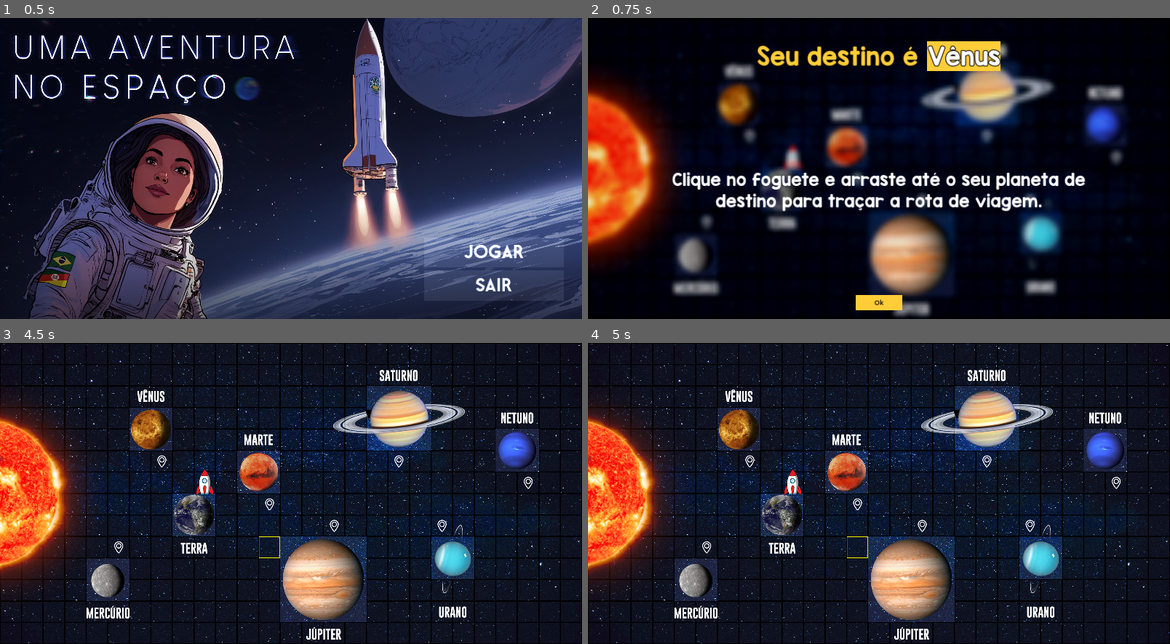
Above: before the commit, frames 1-4 (two rows, left to right).
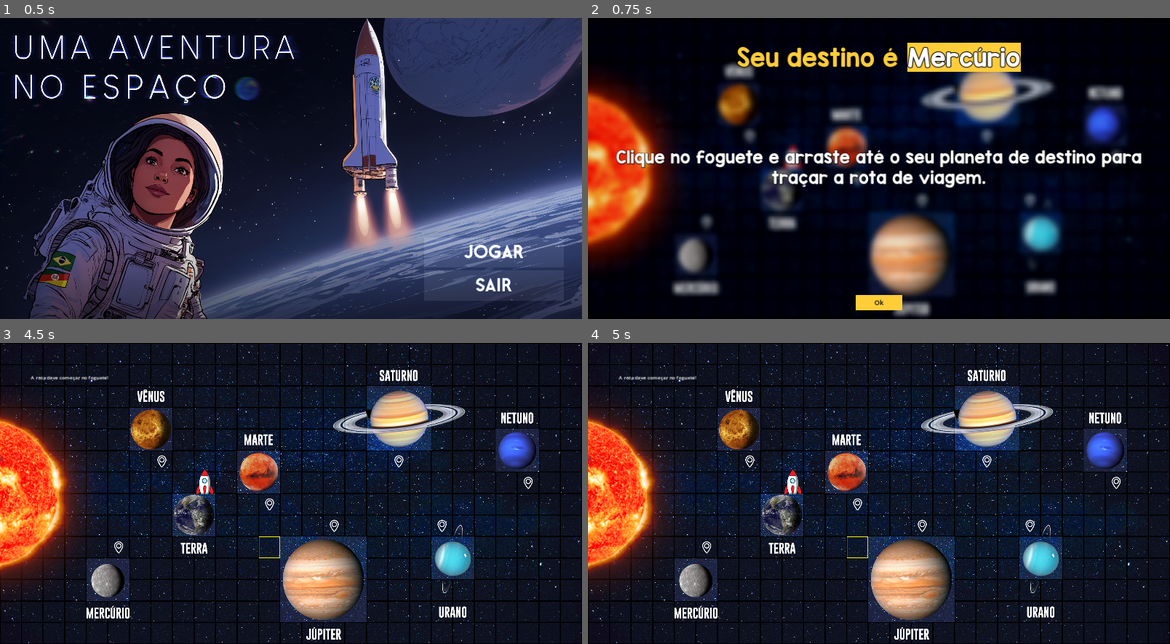
Above: after the commit, the same moments.

Repository: Equiel-1703/jogo-ExpPC
Game: Godot game, scene res://scenes/main_screen.tscn
The game is run twice, just before and just after one commit, with the same random seed, the same clock (stepped at 60 frames per second) and the same inputs.
Inputs (mouse positions are in pixels of both pictures, inside the frame that each line leads up to):
- Up to frame 1 (0.5 s): no input
- Up to frame 2 (0.75 s): click "Jogar" at 0.5 s
- Up to frame 3 (4.5 s): click "Ok" at 1.25 s; move the mouse to (419, 478) at 2.02 s; press the mouse at (419, 478) at 2.03 s; hold Right (ui_right) 2.03-2.78 s; move the mouse to (174, 508) at 2.77 s; release the mouse at (174, 508) at 2.78 s; click (174, 508) at 2.85 s; move the mouse to (349, 427) at 3.52 s; press the mouse at (349, 427) at 3.53 s; hold Right (ui_right) from 3.53 s (still down); move the mouse to (261, 553) at 4.27 s; release the mouse at (261, 553) at 4.28 s; click (261, 553) at 4.35 s
- Up to frame 4 (5 s): keep holding Right (ui_right)

Frame 1 is identical in both runs. In frame 2, 8.5% of the frame differs, in the area x 4-96%, y 7-65%; in frame 3, 0.1%; in frame 4, 0.1%.

Commit message:
Limited max path and added minimum path system

Diff:
--- a/scenes/level_1/level_1.tscn
+++ b/scenes/level_1/level_1.tscn
@@ -175,7 +175,7 @@
 unique_name_in_owner = true
 visible = false
 
-[node name="LoseScene" parent="CanvasLayer" instance=ExtResource("13_2cdh5")]
+[node name="LoseScene" parent="CanvasLayer" groups=["lose_screen"] instance=ExtResource("13_2cdh5")]
 unique_name_in_owner = true
 visible = false
 
--- a/scenes/level_1/lose_scene.tscn
+++ b/scenes/level_1/lose_scene.tscn
@@ -35,7 +35,9 @@
 offset_bottom = 980.0
 
 [node name="VBoxContainer" type="VBoxContainer" parent="CenterContainer"]
+custom_minimum_size = Vector2(1200, 0)
 layout_mode = 2
+alignment = 1
 
 [node name="QUEPENA" type="Label" parent="CenterContainer/VBoxContainer"]
 layout_mode = 2
@@ -47,16 +49,19 @@
 horizontal_alignment = 1
 vertical_alignment = 1
 
-[node name="VoceErrou" type="Label" parent="CenterContainer/VBoxContainer"]
+[node name="LoseText" type="Label" parent="CenterContainer/VBoxContainer"]
+unique_name_in_owner = true
+custom_minimum_size = Vector2(60, 0)
 layout_mode = 2
+size_flags_vertical = 3
 theme_override_colors/font_color = Color(0.37, 1, 0.3, 1)
 theme_override_fonts/font = ExtResource("1_b30vr")
 theme_override_font_sizes/font_size = 80
-text = "Você não chegou
-ao seu destino!"
+text = "Você não chegou ao seu destino!"
 label_settings = SubResource("LabelSettings_s2hsg")
 horizontal_alignment = 1
 vertical_alignment = 1
+autowrap_mode = 2
 
 [node name="PlayAgain" type="Button" parent="."]
 custom_minimum_size = Vector2(250, 50)
--- a/scenes/level_1/next_phase_scene.tscn
+++ b/scenes/level_1/next_phase_scene.tscn
@@ -1,9 +1,8 @@
-[gd_scene load_steps=9 format=3 uid="uid://c3pvrpj2n21cd"]
+[gd_scene load_steps=8 format=3 uid="uid://c3pvrpj2n21cd"]
 
 [ext_resource type="Script" path="res://scripts/level_1/next_phase_scene.gd" id="1_7p4xs"]
 [ext_resource type="FontFile" uid="uid://bon14dm77mpt8" path="res://fonts/KGRedHands.ttf" id="1_a6fg7"]
 [ext_resource type="Material" uid="uid://ddpwqy41qf85d" path="res://shaders/bg_material.tres" id="2_fn2el"]
-[ext_resource type="LabelSettings" uid="uid://cgl76j25jy15c" path="res://themes/instructions_label_settings.tres" id="4_r4eel"]
 
 [sub_resource type="LabelSettings" id="LabelSettings_xamc4"]
 font = ExtResource("1_a6fg7")
@@ -40,36 +39,45 @@
 offset_bottom = 980.0
 color = Color(0, 0, 0, 1)
 
-[node name="DestinationContainer" type="HBoxContainer" parent="."]
+[node name="Content" type="VBoxContainer" parent="."]
 layout_mode = 0
 offset_right = 1890.0
-offset_bottom = 249.0
+offset_bottom = 873.0
 alignment = 1
 
-[node name="Seu destino e" type="Label" parent="DestinationContainer"]
+[node name="DestContainer" type="HBoxContainer" parent="Content"]
+layout_mode = 2
+alignment = 1
+
+[node name="Seu destino e" type="Label" parent="Content/DestContainer"]
 layout_mode = 2
 text = "Seu destino é "
 label_settings = SubResource("LabelSettings_xamc4")
 
-[node name="NomePlaneta" type="Label" parent="DestinationContainer"]
+[node name="NomePlaneta" type="Label" parent="Content/DestContainer"]
 layout_mode = 2
 theme_override_styles/normal = SubResource("StyleBoxFlat_cfiok")
 text = "PLANETA"
 label_settings = SubResource("LabelSettings_daw6v")
 
-[node name="CenterContainer" type="CenterContainer" parent="."]
-layout_mode = 0
-offset_top = 249.0
-offset_right = 1890.0
-offset_bottom = 873.0
+[node name="CenterContainer" type="CenterContainer" parent="Content"]
+custom_minimum_size = Vector2(0, 612)
+layout_mode = 2
 
-[node name="Instrucoes" type="Label" parent="CenterContainer"]
-custom_minimum_size = Vector2(1500, 400)
+[node name="Instrucoes" type="RichTextLabel" parent="Content/CenterContainer"]
+clip_contents = false
+custom_minimum_size = Vector2(1800, 0)
 layout_mode = 2
-text = "Clique no foguete e arraste até o seu planeta de destino para traçar a rota de viagem."
-label_settings = ExtResource("4_r4eel")
-horizontal_alignment = 1
-vertical_alignment = 1
+theme_override_colors/font_shadow_color = Color(0, 0, 0, 0.509804)
+theme_override_constants/shadow_offset_x = 1
+theme_override_constants/shadow_offset_y = 1
+theme_override_constants/shadow_outline_size = 10
+theme_override_fonts/normal_font = ExtResource("1_a6fg7")
+theme_override_font_sizes/normal_font_size = 50
+bbcode_enabled = true
+text = "[center]Clique no foguete e arraste até o seu planeta de destino para traçar a rota de viagem.[center]"
+fit_content = true
+scroll_active = false
 autowrap_mode = 2
 
 [node name="HBoxContainer2" type="HBoxContainer" parent="."]
--- a/scenes/level_3/criar_path.tscn
+++ b/scenes/level_3/criar_path.tscn
@@ -66,7 +66,7 @@
 custom_minimum_size = Vector2(1500, 0)
 layout_mode = 2
 theme_override_constants/h_separation = 10
-theme_override_constants/v_separation = 10
+theme_override_constants/v_separation = 50
 alignment = 1
 
 [node name="Buttons" type="HBoxContainer" parent="."]
--- a/scripts/global_game_data.gd
+++ b/scripts/global_game_data.gd
@@ -2,18 +2,37 @@
 
 const WINDOW_SIZE: Vector2 = Vector2(1890, 980)
 const MAP_TILE_SIZE: Vector2 = Vector2(70, 70)
+const MAX_PATH_LENGTH: int = 30
+
+var player_won: bool = false
+var tutorial_phase: bool = true
 
 # Planets coordinates
 var PLANETS_COORDS = {
-	"mercurio": Planet.new("Mercúrio", Vector2i(5, 9)),
-	"venus": Planet.new("Vênus", Vector2i(7, 5)),
-	"terra": Planet.new("Terra", Vector2i(9, 6)),
-	"marte": Planet.new("Marte", Vector2i(12, 7)),
-	"jupiter": Planet.new("Júpiter", Vector2i(15, 8)),
-	"saturno": Planet.new("Saturno", Vector2i(18, 5)),
-	"urano": Planet.new("Urano", Vector2i(20, 8)),
-	"netuno": Planet.new("Netuno", Vector2i(24, 6)),
+	"mercurio": Planet.new("Mercúrio", Vector2i(5, 9), 0),
+	"venus": Planet.new("Vênus", Vector2i(7, 5), 1),
+	"terra": Planet.new("Terra", Vector2i(9, 6), 2),
+	"marte": Planet.new("Marte", Vector2i(12, 7), 3),
+	"jupiter": Planet.new("Júpiter", Vector2i(15, 8), 4),
+	"saturno": Planet.new("Saturno", Vector2i(18, 5), 5),
+	"urano": Planet.new("Urano", Vector2i(20, 8), 6),
+	"netuno": Planet.new("Netuno", Vector2i(24, 6), 7),
 }
 
-var player_won: bool = false
-var tutorial_phase: bool = true
+# Minimum distances matrix
+var _MIN_DISTANCES:  = [
+	[0, 6, 7, 9, 11, 17, 16, 21],
+	[6, 0, 3, 7, 11, 13, 16, 19],
+	[7, 3, 0, 4, 8, 12, 13, 16],
+	[9, 7, 4, 0, 4, 8, 9, 12],
+	[11, 11, 8, 4, 0, 6, 5, 10],
+	[17, 13, 12, 8, 6, 0, 5, 8],
+	[16, 16, 13, 9, 5, 5, 0, 5],
+	[21, 19, 16, 12, 10, 8, 5, 0],
+]
+
+func get_minimum_distance(planet1: String, planet2: String) -> int:
+	var planet1_index = PLANETS_COORDS[planet1].planet_index
+	var planet2_index = PLANETS_COORDS[planet2].planet_index
+
+	return _MIN_DISTANCES[planet1_index][planet2_index]
--- a/scripts/helpers/planet.gd
+++ b/scripts/helpers/planet.gd
@@ -2,7 +2,9 @@
 
 var planet_name : String
 var planet_coord : Vector2
+var planet_index : int
 
-func _init(p_name : String, p_coord : Vector2):
+func _init(p_name : String, p_coord : Vector2, p_index : int):
 	planet_name = p_name
 	planet_coord = p_coord
+	planet_index = p_index
--- a/scripts/level_1/level_1_main.gd
+++ b/scripts/level_1/level_1_main.gd
@@ -29,6 +29,22 @@
 
 # Emmited by Map when the player has finished creating the path for the rocket
 func _on_path_set(path_answer: Array, start_coord: Vector2):
+	# Check if path length is not greater than the maximum allowed
+	if path_answer.size() > GlobalGameData.MAX_PATH_LENGTH:
+		print("Path length (", path_answer.size(), ") is greater than ", GlobalGameData.MAX_PATH_LENGTH)
+
+		# We must clear the PathLine in this case
+		%PathLine.clear_points()
+
+		# Print a message to the player (this is just a placeholder)
+		var message_label = Label.new()
+		message_label.text = "O tamanho do caminho é grande demais!"
+		message_label.custom_minimum_size = Vector2(200, 50)
+		message_label.position = Vector2(100, 100)
+		add_child(message_label)
+
+		return
+
 	var rocket_pos_map = %Map.local_to_map(%Rocket.position)
 	var start_coord_map = %Map.local_to_map(start_coord)
 
@@ -41,6 +57,13 @@
 
 		# We must clear the PathLine in this case
 		%PathLine.clear_points()
+
+		# Print a message to the player (this is just a placeholder)
+		var message_label = Label.new()
+		message_label.text = "A rota deve começar no foguete!"
+		message_label.custom_minimum_size = Vector2(200, 50)
+		message_label.position = Vector2(100, 100)
+		add_child(message_label)
 
 		return
 
--- a/scripts/level_1/level_1_phases_manager.gd
+++ b/scripts/level_1/level_1_phases_manager.gd
@@ -3,23 +3,43 @@
 
 signal play_again
 
-var _destinations: Array = ["venus", "terra"]
+class _destination:
+	var planet_name: String
+	var min_path: bool
+
+	func _init(p_name: String, m_path: bool):
+		planet_name = p_name
+		min_path = m_path
+
+# Destinations of the level.
+var _destinations: Array = [_destination.new("mercurio", false), _destination.new("venus", true)]
+
 var _current_phase_num: int = 1
+var _last_destination: String = "terra"
 
 var player_answer: Array
 var correct_answer: Array
+
+## Get the destination of the current phase.
+func _get_current_destination() -> _destination:
+	if _destinations.size() == 0:
+		return null
+	else:
+		return _destinations[0]
+
+func _check_minimum_path() -> bool:
+	var dest_planet = _get_current_destination().planet_name
+	var orig_planet = _last_destination
+
+	var minimum_dist : int = GlobalGameData.get_minimum_distance(orig_planet, dest_planet)
+
+	return player_answer.size() <= minimum_dist
 
 # For debug.
 func print_answers():
 	print("Player answer: ", player_answer)
 	print("Correct answer: ", correct_answer)
 
-## Get the destination of the current phase.
-func _get_current_destination() -> String:
-	if _destinations.size() == 0:
-		return ""
-	else:
-		return _destinations[0]
 
 ## Check if the player won the game.
 ##
@@ -27,16 +47,28 @@
 ## But also, the destination coordinates must be the same as the destination planet.
 func player_won(rocket_destination: Vector2) -> bool:
 	if player_answer != correct_answer:
+		get_tree().call_group("lose_screen", "set_lose_screen_text", "Você não seguiu a rota traçada!")
 		return false
 
-	var planet_destination = GlobalGameData.PLANETS_COORDS[_get_current_destination()]
+	var dest = _get_current_destination()
+	var planet_destination = GlobalGameData.PLANETS_COORDS[dest.planet_name]
 
 	print("Rocket destination: ", rocket_destination)
 	print("Planet destination: ", planet_destination.planet_coord)
 
-	if rocket_destination == planet_destination.planet_coord:
-		return true
+	var rocket_reached_destination = rocket_destination == planet_destination.planet_coord
+
+	if rocket_reached_destination:
+		if !dest.min_path:
+			return true
+		else:
+			if _check_minimum_path():
+				return true
+			else:
+				get_tree().call_group("lose_screen", "set_lose_screen_text", "Esse não era o caminho mínimo.\nTente de novo!")
+				return false
 	else:
+		get_tree().call_group("lose_screen", "set_lose_screen_text", "Você não chegou ao destino correto!")
 		return false
 
 ## Update the internal variables to go to the next phase.
@@ -44,7 +76,7 @@
 	# Increment the current phase number.
 	_current_phase_num += 1
 	# Remove the current destination from the list.
-	_destinations.pop_front()
+	_last_destination = _destinations.pop_front().planet_name
 
 ## Show the current phase screen.
 func show_current_phase():
@@ -54,14 +86,20 @@
 
 	# Get the current destination.
 	var destination = _get_current_destination()
-	if destination == "":
+	if !destination:
 		# The level is over.
 		# For now, this is only a placeholder.
 		print("Level 1 is over!")
 		get_tree().quit()
 	else:
-		var planet_destination = GlobalGameData.PLANETS_COORDS[destination]
-		# Show the next phase screen.
-		%NextPhaseScene.show_destination(planet_destination.planet_name)
+		var planet_destination = GlobalGameData.PLANETS_COORDS[destination.planet_name]
+
+		if destination.min_path:
+			# Show the min path screen.
+			%NextPhaseScene.show_destination_min_path(planet_destination.planet_name)
+		else:
+			# Show the next phase screen.
+			%NextPhaseScene.show_destination(planet_destination.planet_name)
+
 		# For debug only.
 		print("Next phase: ", planet_destination.planet_name)
--- a/scripts/level_1/next_phase_scene.gd
+++ b/scripts/level_1/next_phase_scene.gd
@@ -2,20 +2,31 @@
 
 signal play_again
 
-@onready var label_planeta = $DestinationContainer/NomePlaneta
+@onready var _label_planeta = $Content/DestContainer/NomePlaneta
+@onready var _label_instrucoes = $Content/CenterContainer/Instrucoes
+
+var _message_default = "[center]Clique no foguete e arraste até o seu planeta de destino para traçar a rota de viagem.[/center]"
+var _message_min_path = "[center]Clique no foguete e arraste até o seu planeta de destino para traçar a rota de viagem. [color=red]Faça o menor caminho possível.[/color][/center]"
 
 func _ready():
 	self.visible = false
 
 func show_destination(planet_name: String):
+	# Set text to default message
+	_label_instrucoes.text = _message_default
 	# Show instruction label if we are in the tutorial phase
-	$CenterContainer/Instrucoes.visible = GlobalGameData.tutorial_phase
+	_label_instrucoes.visible = GlobalGameData.tutorial_phase
+	_label_planeta.text = planet_name
 
-	# If we are not in the tutorial phase, reparent the destination container to be inside the instructions container
-	if not GlobalGameData.tutorial_phase:
-		$DestinationContainer.reparent($CenterContainer)
+	self.visible = true
 
-	label_planeta.text = planet_name
+func show_destination_min_path(planet_name: String):
+	# Set text to min path message
+	_label_instrucoes.text = _message_min_path
+	# On min path, we always show the instruction label
+	_label_instrucoes.visible = true
+	_label_planeta.text = planet_name
+
 	self.visible = true
 
 func _on_ok_pressed():
--- a/scripts/level_1/win_lose_scene.gd
+++ b/scripts/level_1/win_lose_scene.gd
@@ -5,10 +5,16 @@
 func _ready():
 	self.visible = false
 
+# Only in win screen
 func _on_next_phase_pressed():
 	self.visible = false
 	%Level1PhasesManager.show_current_phase()
 
+# Only in lose screen
 func _on_play_again_pressed():
 	self.visible = false
 	play_again.emit()
+
+# Only for lose screen
+func set_lose_screen_text(text: String):
+	%LoseText.text = text
--- a/testing/test.gd
+++ b/testing/test.gd
@@ -2,7 +2,7 @@
 
 
 func _ready():
-	$CriarPath.show_path_menu()
+	$CriarPath.show_path_menu(40)
 
 # Called every frame. 'delta' is the elapsed time since the previous frame.
 func _process(delta):
--- a/testing/test.tscn
+++ b/testing/test.tscn
@@ -1,60 +1,9 @@
-[gd_scene load_steps=8 format=3 uid="uid://btvk0x05tgewp"]
+[gd_scene load_steps=3 format=3 uid="uid://btvk0x05tgewp"]
 
 [ext_resource type="Script" path="res://testing/test.gd" id="1_vgntq"]
-[ext_resource type="Texture2D" uid="uid://dftpo1aex8ah0" path="res://res/Rocket_70x170.png" id="1_yux14"]
-[ext_resource type="PackedScene" uid="uid://c0onqu281fee5" path="res://scenes/level_1/criar_path_num.tscn" id="2_htufr"]
-[ext_resource type="Script" path="res://testing/rocket.gd" id="2_mec3w"]
-
-[sub_resource type="Animation" id="Animation_ig4sy"]
-length = 0.001
-tracks/0/type = "value"
-tracks/0/imported = false
-tracks/0/enabled = true
-tracks/0/path = NodePath("Rocket:modulate")
-tracks/0/interp = 1
-tracks/0/loop_wrap = true
-tracks/0/keys = {
-"times": PackedFloat32Array(0),
-"transitions": PackedFloat32Array(1),
-"update": 0,
-"values": [Color(1, 1, 1, 1)]
-}
-
-[sub_resource type="Animation" id="Animation_3xepk"]
-resource_name = "rocket_opacity"
-loop_mode = 1
-tracks/0/type = "value"
-tracks/0/imported = false
-tracks/0/enabled = true
-tracks/0/path = NodePath("Rocket:modulate")
-tracks/0/interp = 1
-tracks/0/loop_wrap = true
-tracks/0/keys = {
-"times": PackedFloat32Array(0, 0.5, 1),
-"transitions": PackedFloat32Array(1, 1, 1),
-"update": 0,
-"values": [Color(1, 1, 1, 1), Color(1, 1, 1, 0), Color(1, 1, 1, 1)]
-}
-
-[sub_resource type="AnimationLibrary" id="AnimationLibrary_408eo"]
-_data = {
-"RESET": SubResource("Animation_ig4sy"),
-"rocket_opacity": SubResource("Animation_3xepk")
-}
+[ext_resource type="PackedScene" uid="uid://cig2gpf3kuqkq" path="res://scenes/level_3/criar_path.tscn" id="2_8egim"]
 
 [node name="Test" type="Node2D"]
 script = ExtResource("1_vgntq")
 
-[node name="CriarPath" parent="." instance=ExtResource("2_htufr")]
-
-[node name="Rocket" type="Sprite2D" parent="."]
-visible = false
-position = Vector2(928, 543)
-texture = ExtResource("1_yux14")
-script = ExtResource("2_mec3w")
-
-[node name="AnimationPlayer" type="AnimationPlayer" parent="."]
-libraries = {
-"": SubResource("AnimationLibrary_408eo")
-}
-autoplay = "rocket_opacity"
+[node name="CriarPath" parent="." instance=ExtResource("2_8egim")]
--- a/themes/instructions_label_settings.tres
+++ b/themes/instructions_label_settings.tres
@@ -5,3 +5,5 @@
 [resource]
 font = ExtResource("1_sfbnl")
 font_size = 50
+shadow_size = 10
+shadow_color = Color(0, 0, 0, 0.509804)
